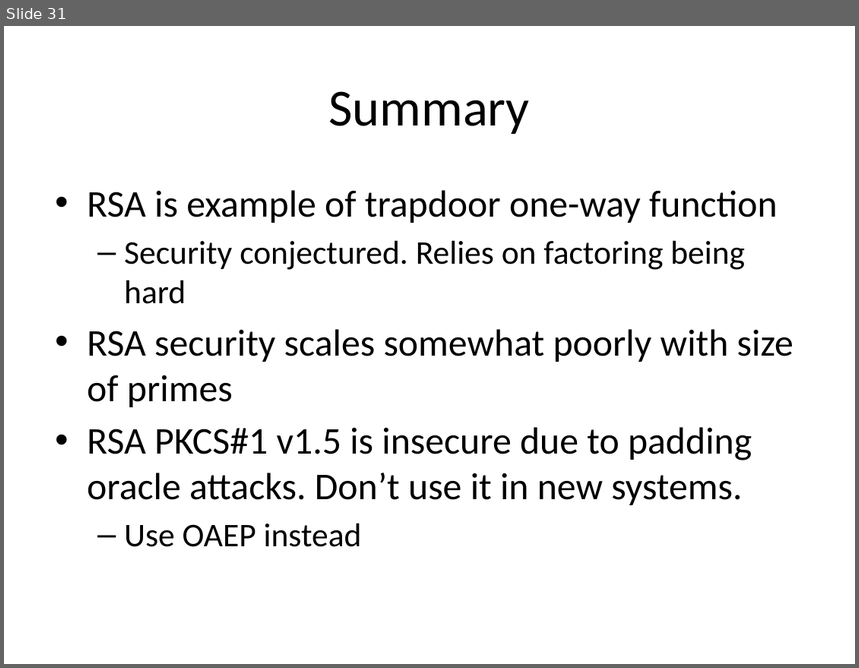
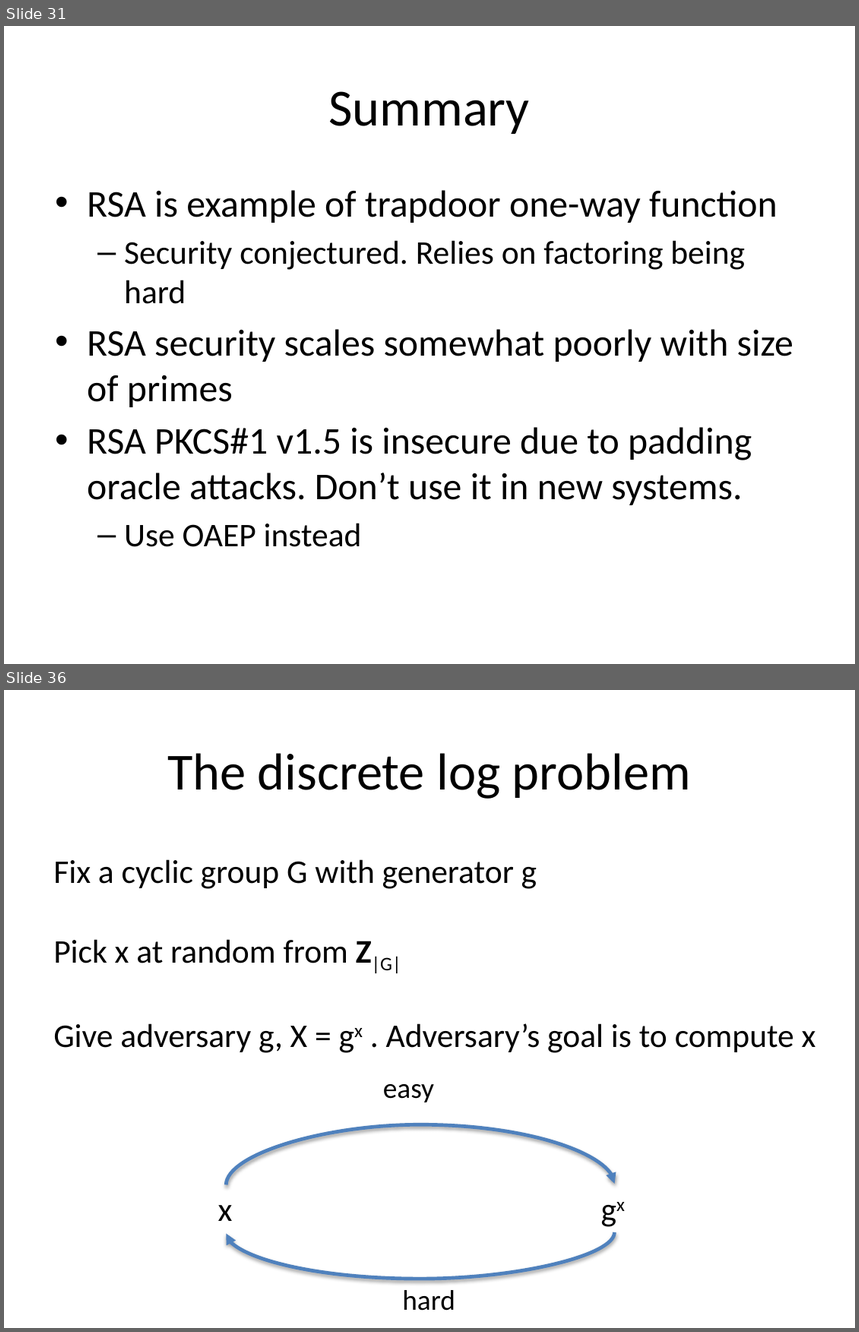
Before and after one commit to varunnagpaal/CS5830-Spring16, a slide deck: slides/rsa.pptx. Shown one above the other, each under a label of ours: slide 31 before the commit, slides 31 and 36 after it; the slides between them are not shown. The pictures are 859x668 and 859x1332 pixels, drawn with LibreOffice and Linux fonts; fonts in the diff are those of the drawing. Boxes give left, top, right and bottom in pixels: in the first picture for what was removed or moved away, otherwise in the second. Text is boxed around its words. In the diff, an @@ line names an element or a change of style, - is before the commit and + after.

```diff
--- a/slides/rsa.pptx
+++ b/slides/rsa.pptx
@@ slide 36 added at (x1=4, y1=690, x2=855, y2=1328), background #FFFFFF @@
@@ title added at (x1=167, y1=753, x2=691, y2=799), 44 pt, text #000000 @@
+The discrete log problem
@@ text added at (x1=53, y1=859, x2=816, y2=1053), 28 pt, text #000000 @@
+Fix a cyclic group G with generator g
+Pick x at random from Z|G|
+Give adversary g, X = gx . Adversary’s goal is to compute x
@@ text added at (x1=383, y1=1084, x2=434, y2=1103), 24 pt, text #000000 @@
+easy
@@ curved arrow added from (226, 1186) to (614, 1184), #4F81BD 3 pt @@
@@ text added at (x1=593, y1=1185, x2=636, y2=1233), 28 pt, text #000000 @@
+gx
@@ text added at (x1=218, y1=1205, x2=233, y2=1221), 28 pt, text #000000 @@
+x
@@ curved arrow added from (614, 1233) to (226, 1234), #4F81BD 3 pt @@
@@ text added at (x1=402, y1=1290, x2=455, y2=1311), 24 pt, text #000000 @@
+hard
```
Also in this commit, not shown: 8 other slides added, 2 other files.
